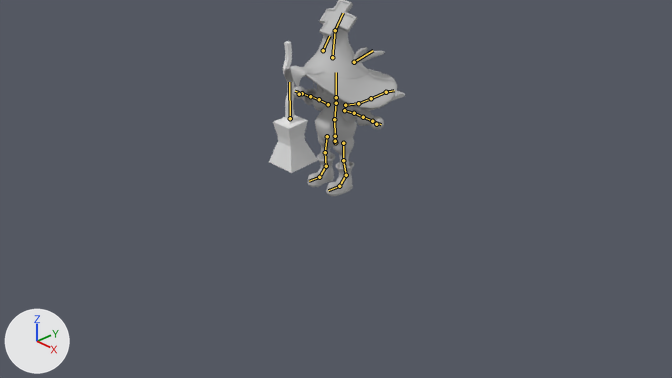
An edit to the Blender file GA/3D/Mob/SK_Witch.blend, drawn before and after from the same camera.
Before and after are seen from the file's camera 'Camera'. Arrows for +X, +Y and +Z are at lower left; the lights stay in place. The bones that bend it are drawn over the model as lines.

Names of what the first picture shows: 'Cube', 'Witch_LP'.
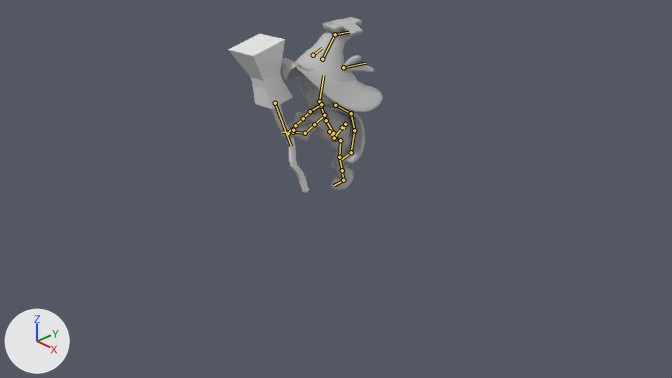
The newer file adds an action. The first version stands in its rest pose; the second is drawn at frame 1 of the action 'A_WitchBrewing'.

Pixel boxes [x1, y1, x2, y2] of what changed, in the pictures (672 x 378 px):
'Witch_LP', posed
    before: [283, 0, 405, 196]
    after: [280, 17, 383, 190]
'Cube', posed (64% wider, 20% taller)
    before: [269, 41, 318, 173]
    after: [228, 34, 309, 193]
bone 'Bone', root to tip
    before: (335, 142) to (335, 141)
    after: (335, 138) to (335, 137)
bone 'RacineBody', root to tip
    before: (335, 141) to (335, 136)
    after: (335, 137) to (333, 133)
bone 'Torso', root to tip
    before: (335, 136) to (334, 119)
    after: (333, 133) to (326, 120)
bone 'Chest', root to tip
    before: (334, 119) to (336, 103)
    after: (326, 120) to (321, 106)
bone 'Neck', root to tip
    before: (336, 103) to (336, 97)
    after: (321, 106) to (319, 101)
bone 'Head', root to tip
    before: (336, 97) to (336, 72)
    after: (319, 101) to (323, 75)
bone 'Hat1', root to tip
    before: (332, 57) to (335, 30)
    after: (322, 59) to (335, 34)
bone 'HatTop', root to tip
    before: (335, 30) to (343, 13)
    after: (335, 34) to (349, 32)
bone 'ShoulderL', root to tip
    before: (344, 110) to (354, 113)
    after: (324, 115) to (314, 124)
bone 'ArmL1', root to tip
    before: (354, 113) to (363, 117)
    after: (314, 124) to (305, 133)
bone 'ArmL2', root to tip
    before: (363, 117) to (372, 121)
    after: (305, 133) to (293, 132)
bone 'HandL2', root to tip
    before: (372, 121) to (381, 124)
    after: (293, 132) to (282, 132)
bone 'ShoulderR', root to tip
    before: (328, 104) to (319, 99)
    after: (321, 104) to (310, 111)
bone 'ArmR1', root to tip
    before: (319, 99) to (310, 96)
    after: (310, 111) to (303, 118)
bone 'Cape1', root to tip
    before: (345, 105) to (358, 103)
    after: (335, 105) to (351, 113)
bone 'Cape2', root to tip
    before: (358, 103) to (371, 98)
    after: (351, 113) to (354, 130)
bone 'Cape3', root to tip
    before: (371, 98) to (386, 92)
    after: (354, 130) to (351, 152)
bone 'Cape4', root to tip
    before: (386, 92) to (394, 90)
    after: (351, 152) to (341, 159)
bone 'LegL1', root to tip
    before: (343, 143) to (343, 160)
    after: (340, 140) to (339, 157)
bone 'ShoesL1', root to tip
    before: (346, 175) to (339, 186)
    after: (342, 170) to (343, 180)
bone 'ShoesL2', root to tip
    before: (339, 186) to (328, 190)
    after: (343, 180) to (334, 185)
bone 'LegR1', root to tip
    before: (327, 136) to (325, 152)
    after: (329, 131) to (334, 138)
bone 'LegR2', root to tip
    before: (325, 152) to (326, 166)
    after: (334, 138) to (342, 127)
bone 'ShoesR1', root to tip
    before: (326, 166) to (319, 177)
    after: (342, 127) to (345, 124)
bone 'Wand', root to tip
    before: (290, 118) to (289, 82)
    after: (275, 103) to (291, 146)

The change in detail:
Bone 'Bone' (bone_bone) moves from (0.0, 0.0, 0.0) to (0.017, 0.045, 0.0).
Bone 'RacineBody' (bone_racinebody) turns from (0, 0, 0) to (-5, -16, 21) degrees about its own x, y and z.
Bone 'Torso' (bone_torso) turns from (0, 0, 0) to (3, 1, 7) degrees about its own x, y and z.
Bone 'Chest' (bone_chest) turns from (0, 0, 0) to (-5, -21, -1) degrees about its own x, y and z.
Bone 'Neck' (bone_neck) turns from (0, 0, 0) to (13, 34, 4) degrees about its own x, y and z.
Bone 'Head' (bone_head) turns from (0, 0, 0) to (1, 0, -38) degrees about its own x, y and z.
Bone 'Hat1' (bone_hat1) turns from (0, 0, 0) to (0, 0, -18) degrees about its own x, y and z.
Bone 'HatTop' (bone_hattop) turns from (0, 0, 0) to (1, 0, -28) degrees about its own x, y and z.
Bone 'ShoulderL' (bone_shoulderl) turns from (0, 0, 0) to (16, -17, 74) degrees about its own x, y and z.
Bone 'ArmL1' (bone_arml1) turns from (0, 0, 0) to (-2, 7, -10) degrees about its own x, y and z.
Bone 'ArmL2' (bone_arml2) turns from (0, 0, 0) to (59, -1, 11) degrees about its own x, y and z.
Bone 'HandL2' (bone_handl2) turns from (0, 0, 0) to (-10, -11, -13) degrees about its own x, y and z.
Bone 'ShoulderR' (bone_shoulderr) turns from (0, 0, 0) to (-1, -16, 102) degrees about its own x, y and z.
Bone 'ArmR1' (bone_armr1) turns from (0, 0, 0) to (-27, 25, -46) degrees about its own x, y and z.
Bone 'Cape1' (bone_cape1) turns from (0, 0, 0) to (1, -16, -47) degrees about its own x, y and z.
Bone 'Cape2' (bone_cape2) turns from (0, 0, 0) to (2, -11, -63) degrees about its own x, y and z.
Bone 'Cape3' (bone_cape3) turns from (0, 0, 0) to (7, -5, -27) degrees about its own x, y and z.
Bone 'Cape4' (bone_cape4) turns from (0, 0, 0) to (-8, -4, -36) degrees about its own x, y and z.
Bone 'LegL1' (bone_legl1) turns from (0, 0, 0) to (-5, -18, -15) degrees about its own x, y and z.
Bone 'ShoesL1' (bone_shoesl1) turns from (0, 0, 0) to (-2, -15, 58) degrees about its own x, y and z.
Bone 'ShoesL2' (bone_shoesl2) turns from (0, 0, 0) to (-11, 2, -60) degrees about its own x, y and z.
Bone 'LegR1' (bone_legr1) turns from (0, 0, 0) to (-25, -12, 28) degrees about its own x, y and z.
Bone 'LegR2' (bone_legr2) turns from (0, 0, 0) to (-10, 8, 47) degrees about its own x, y and z.
Bone 'ShoesR1' (bone_shoesr1) turns from (0, 0, 0) to (-8, 4, 24) degrees about its own x, y and z.
Bone 'Wand' (bone_wand) moves from (0.0, 0.0, 0.0) to (0.656, 0.546, 0.77).
Bone 'Wand' (bone_wand) turns from (0, 0, 0) to (-17, 1, -175) degrees about its own x, y and z.
Bone 'Wand' (bone_wand) is rescaled from (1.0, 1.0, 1.0) to (1.0, 1.24, 1.0).
